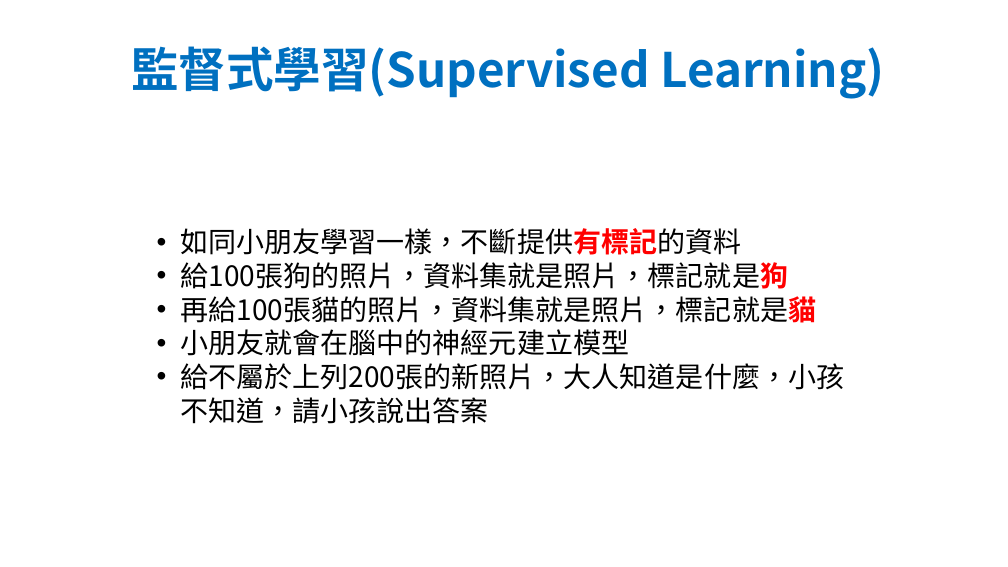
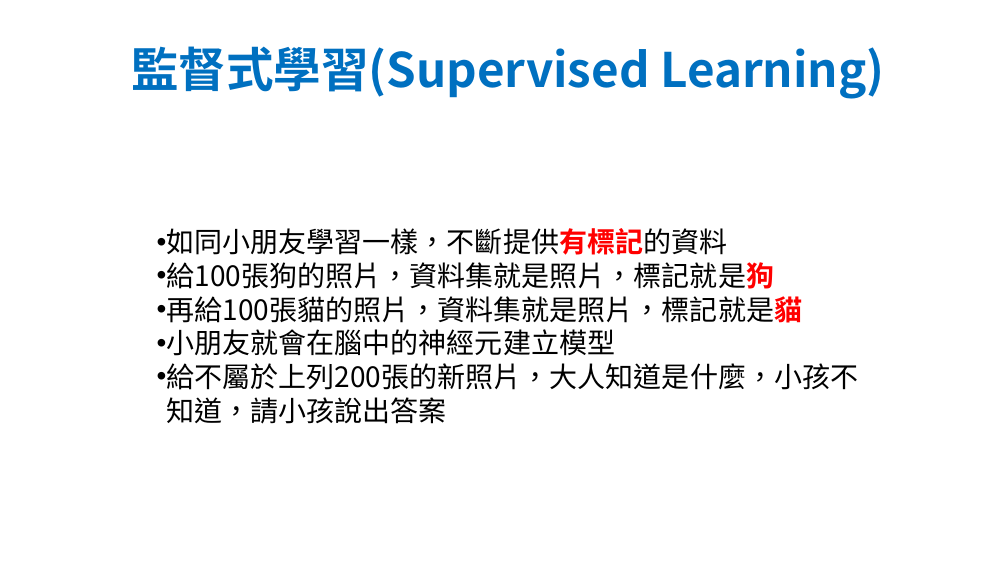
Before and after one commit to joshhu/hackthon_cht, a slide deck: slide 32 of 02 - Neural Network.pptx. Drawn at 1008x567 pixels with LibreOffice and Linux fonts; fonts in the diff are those of the drawing. Boxes give left, top, right and bottom in pixels: in the first picture for what was removed or moved away, otherwise in the second. Text is boxed around its words. In the diff, an @@ line names an element or a change of style, - is before the commit and + after.

```diff
--- a/02 - Neural Network.pptx
+++ b/02 - Neural Network.pptx
@@ text "如同小朋友學習一樣，不斷提供有標記的資料" at <box>166,228,858,424</box>: indent changed @@
```
Also in this commit, not shown: 3 other slides changed, 5 other files.
